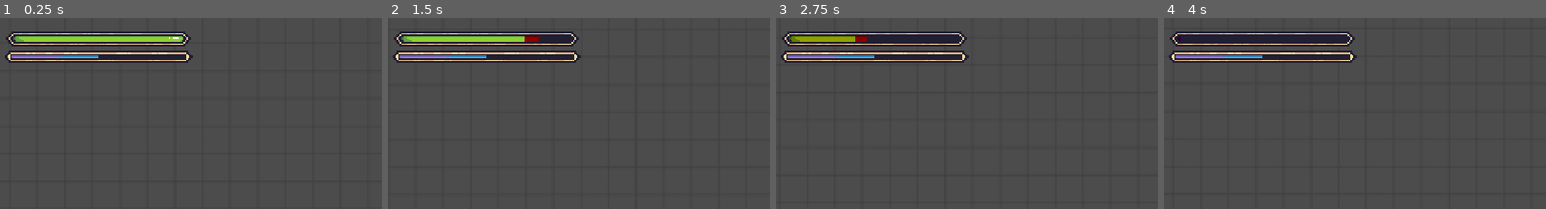
Above: before the commit, frames 1-4 (left to right).
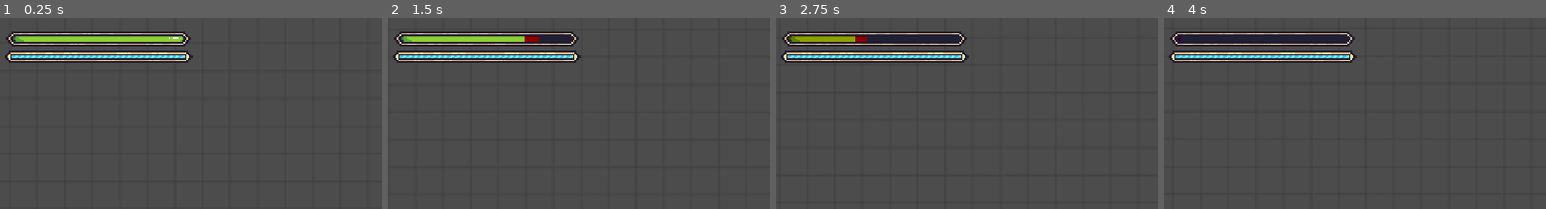
Above: after the commit, the same moments.

Repository: IAmwYvern/build-a-base
Game: Godot game, scene res://world/Game.tscn
Same seed, same stepped clock (60 frames per second), same inputs: the game is played once before the commit and once after it. The project has no main scene, so this scene is started directly.
Inputs (mouse positions are % of the whole screen's width and height, from its top left):
- Up to frame 1 (0.25 s): no input
- Up to frame 2 (1.5 s): tap Enter at 0.5 s; move the mouse to (72, 45) at 0.52 s; hold Right (move_right) 0.53-1.28 s; tap Space (ui_select) at 0.6, 0.77, 1.07 s; move the mouse to (30, 55) at 1.27 s; hold S (move_down) from 1.28 s (still down); tap Ctrl (crouch) at 1.35 s
- Up to frame 3 (2.75 s): tap Space (ui_select) at 1.52, 1.55, 1.82, 2.3 s; move the mouse to (60, 28) at 2.02 s; release S (move_down) at 2.03 s; hold Right (move_right) from 2.03 s (still down); tap Z (dash) at 2.1 s
- Up to frame 4 (4 s): tap Space (ui_select) at 2.75, 3.02, 3.05, 3.32, 3.6, 3.77 s; move the mouse to (45, 70) at 2.77 s; release Right (move_right) at 2.78 s; hold Up (move_up) 2.78-3.53 s; tap Shift (sprint) at 2.85 s; move the mouse to (80, 65) at 3.52 s; hold Left (move_left) from 3.53 s (still down)
The pictures show only the part of the screen within x 0-50%, y 0-50%; the shares and areas given below are measured in that part.

The runs differ from the first frame. In frame 1, 0.7% of the frame differs, in the area x 3-49%, y 19-21%; in frame 2, 0.7%; in frame 3, 0.7%; in frame 4, 0.7%.
Error before the commit: Invalid set index 'text' (on base: 'null instance') with value of type 'String'. (res://GUI/ItemButton.gd:14)

Commit message:
patch 1.0.5
bug fixes

Diff:
--- a/Characters/Player/Player.gd
+++ b/Characters/Player/Player.gd
@@ -29,7 +29,6 @@
 	_get_input()
 	if Input.is_action_just_pressed("ui_select"):
 		take_damage(1)
-		print("ok boomer")
 	velocity = move_and_slide(velocity, FLOOR_NORMAL)
 
 func _get_input() -> void:
--- a/GUI/InventoryGUI.gd
+++ b/GUI/InventoryGUI.gd
@@ -7,19 +7,17 @@
 
 func _ready():
 	_init_item_slots()
-	_init_backpack_slots(6)
+	_init_backpack_slots(5)
 	visible = false
 
 func _init_item_slots():
 	for i in ItemsContainer.columns :
 		var item_button = ItemButtonScene.instance()
 		ItemsContainer.add_child(item_button)
-		item_button.set_qty(0)
-		item_button.set_texture(null)
+		item_button.set_item(Item.new(null, 0, null))
 
 func _init_backpack_slots(rows):
 	for i in BackpackContainer.columns * rows:
 		var item_button = ItemButtonScene.instance()
 		BackpackContainer.add_child(item_button)
-		item_button.set_qty(0)
-		item_button.set_texture(null)
+		item_button.set_item(Item.new("sand", 10, load("res://items/sand_block_item.png")))
--- a/GUI/InventoryGUI.tscn
+++ b/GUI/InventoryGUI.tscn
@@ -49,24 +49,24 @@
 margin_bottom = 156.0
 
 [node name="ItemsHeader" type="HBoxContainer" parent="MarginContainer/TextureRect/MarginContainer/VBoxContainer"]
-editor/display_folded = true
 margin_right = 289.0
-margin_bottom = 16.0
+margin_bottom = 35.0
 alignment = 1
 
 [node name="Label" type="Label" parent="MarginContainer/TextureRect/MarginContainer/VBoxContainer/ItemsHeader"]
 margin_left = 112.0
 margin_right = 177.0
-margin_bottom = 16.0
+margin_bottom = 35.0
 custom_fonts/font = SubResource( 1 )
-text = "- Items -"
+text = "
+- Items -"
 align = 1
 
 [node name="Items" type="HBoxContainer" parent="MarginContainer/TextureRect/MarginContainer/VBoxContainer"]
 editor/display_folded = true
-margin_top = 20.0
+margin_top = 39.0
 margin_right = 289.0
-margin_bottom = 20.0
+margin_bottom = 39.0
 alignment = 1
 
 [node name="GridContainer" type="GridContainer" parent="MarginContainer/TextureRect/MarginContainer/VBoxContainer/Items"]
@@ -75,10 +75,9 @@
 columns = 8
 
 [node name="Header" type="HBoxContainer" parent="MarginContainer/TextureRect/MarginContainer/VBoxContainer"]
-editor/display_folded = true
-margin_top = 24.0
+margin_top = 43.0
 margin_right = 289.0
-margin_bottom = 40.0
+margin_bottom = 59.0
 
 [node name="BackpackLabel" type="Label" parent="MarginContainer/TextureRect/MarginContainer/VBoxContainer/Header"]
 margin_right = 98.0
@@ -102,9 +101,9 @@
 align = 2
 
 [node name="BackpackContainer" type="HBoxContainer" parent="MarginContainer/TextureRect/MarginContainer/VBoxContainer"]
-margin_top = 44.0
+margin_top = 63.0
 margin_right = 289.0
-margin_bottom = 120.0
+margin_bottom = 139.0
 
 [node name="Sprite" type="Sprite" parent="MarginContainer/TextureRect/MarginContainer/VBoxContainer/BackpackContainer"]
 position = Vector2( 242.418, 40.287 )
--- a/GUI/ItemButton.gd
+++ b/GUI/ItemButton.gd
@@ -2,22 +2,18 @@
 
 signal quantity_changed(qty)
 
-func _ready():
-	init(Item.new("test", 5, load("res://items/sand_block_item.png")))
+func set_item(Item):
+	_set_name(Item.name)
+	_set_qty(Item.quantity)
+	_set_texture(Item.texture)
 
-func init(Item):
-	set_name(Item.name)
-	set_qty(Item.quantity)
-	set_texture(Item.texture)
-
-func set_name(name):
-	$NameLabel.text = name
-
-func set_qty(amount):
+func _set_name(name):
+	if not name == null:
+		$NameLabel.text = name
+func _set_qty(amount):
 	$QuantityLabel.text = str(amount)
 	emit_signal("quantity_changed", amount)
-
-func set_texture(newTexture : Texture):
+func _set_texture(newTexture : Texture):
 	$ItemTexture.texture = newTexture
 
 #SIGNALS
--- a/GUI/ItemButton.tscn
+++ b/GUI/ItemButton.tscn
@@ -48,7 +48,6 @@
 rect_scale = Vector2( 0.5, 0.5 )
 custom_styles/normal = SubResource( 2 )
 custom_fonts/font = SubResource( 3 )
-text = "name"
 [connection signal="mouse_entered" from="." to="." method="_on_ItemButton_mouse_entered"]
 [connection signal="mouse_exited" from="." to="." method="_on_ItemButton_mouse_exited"]
 [connection signal="quantity_changed" from="." to="." method="_on_ItemButton_quantity_changed"]
--- a/GUI/PlayerGUI.tscn
+++ b/GUI/PlayerGUI.tscn
@@ -7,6 +7,8 @@
 [ext_resource path="res://GUI/manabar_assets/under.png" type="Texture" id=5]
 [ext_resource path="res://GUI/manabar_assets/over.png" type="Texture" id=6]
 [ext_resource path="res://GUI/manabar_assets/progress.png" type="Texture" id=7]
+
+[sub_resource type="ShaderMaterial" id=3]
 
 [node name="PlayerGUI" type="Control"]
 anchor_right = 1.0
@@ -45,11 +47,12 @@
 [node name="HitAnimation" type="Tween" parent="Lifebar"]
 
 [node name="Manabar" type="TextureProgress" parent="."]
+material = SubResource( 3 )
 margin_left = 7.01659
 margin_top = 20.4384
 margin_right = 135.017
 margin_bottom = 36.4384
-value = 50.0
+value = 100.0
 texture_under = ExtResource( 5 )
 texture_over = ExtResource( 6 )
 texture_progress = ExtResource( 7 )
--- /dev/null
+++ b/importData/Items.json
@@ -0,0 +1,12 @@
+[
+  {
+    "ItemName": "sand_item",
+    "Rarity": "common",
+    "MaxStackSize": 99
+  },
+  {
+    "ItemName": "dirt_item",
+    "Rarity": "common",
+    "MaxStackSize": 99
+  }
+]
Not shown: 1 places in GUI/PlayerGUI.tscn that only renumber resources
Binary file changed: GUI/manabar_assets/progress.png
